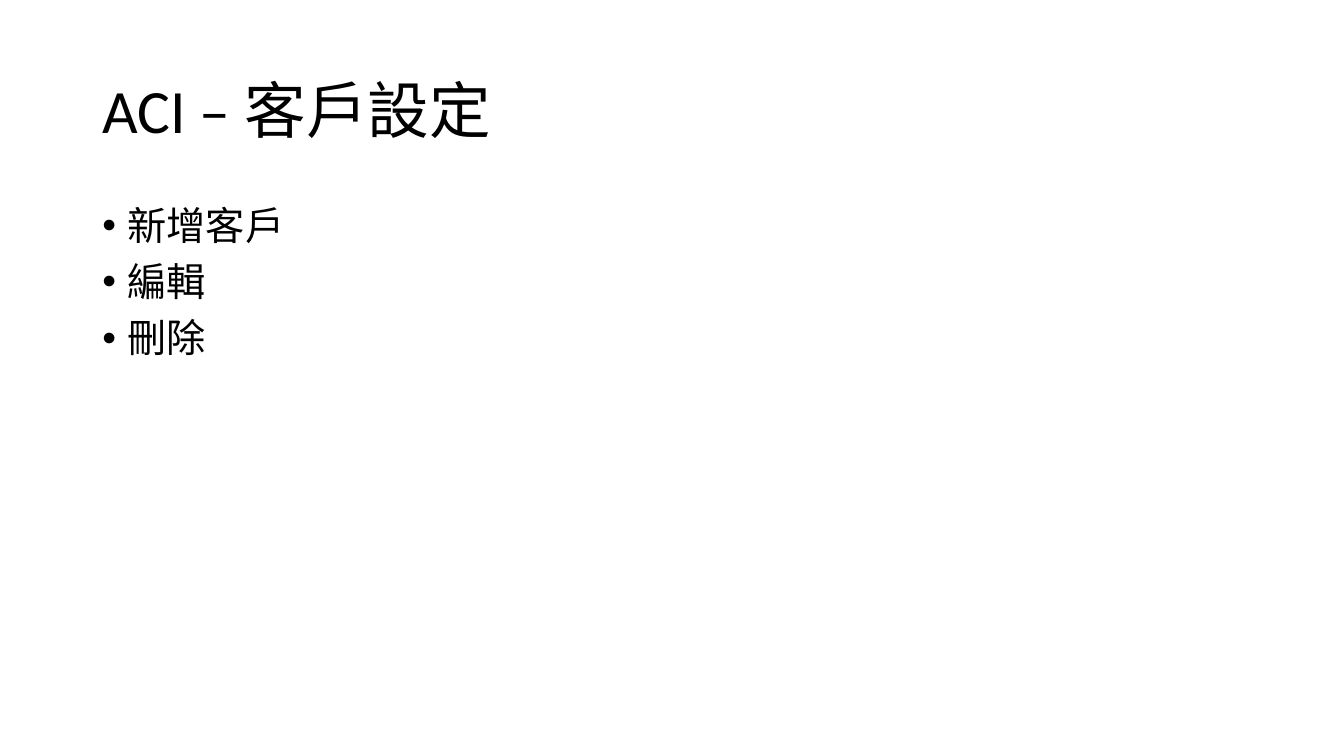
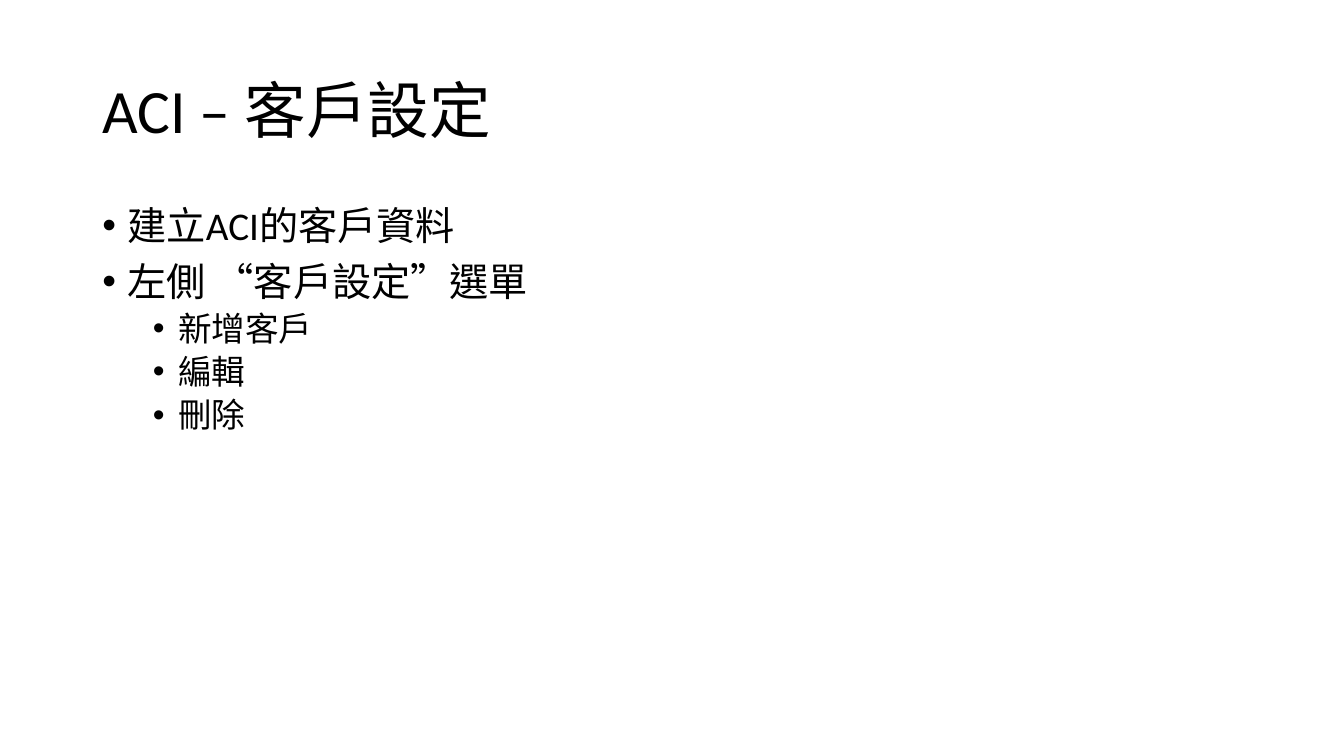
Before and after one commit to CrayHung/twoway-scanner, a slide deck: slide 7 of document/ACI庫存操作.pptx (slide 25 before the commit). Drawn at 1344x756 pixels with LibreOffice and Linux fonts; fonts in the diff are those of the drawing. Boxes give left, top, right and bottom in pixels: in the first picture for what was removed or moved away, otherwise in the second. Text is boxed around its words. In the diff, an @@ line names an element or a change of style, - is before the commit and + after.

```diff
--- a/document/ACI庫存操作.pptx
+++ b/document/ACI庫存操作.pptx
@@ text at bbox=[128, 206, 528, 300]: paragraphs added @@
+• 建立ACI的客戶資料
+• 左側 “客戶設定”選單
@@ text at bbox=[178, 312, 312, 430]: size 28 to 24 pt in "新增客戶", "編輯", "刪除"; list level 1 to 2 in "新增客戶"; list level 1 to 2 in "編輯"; list level 1 to 2 in "刪除" @@
```
Also in this commit, not shown: 12 other slides changed, 11 slides added, 8 slides removed, 22 other files.
